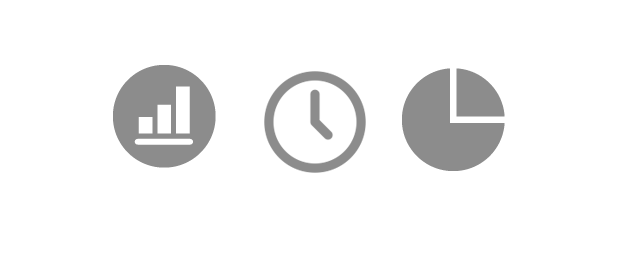
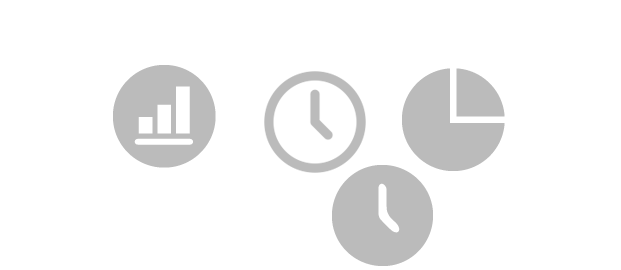
Layer changes from the first 621px x 270px image to the second:
added layer "Vector Smart Object" (3rd of 3) above "Layer 3" over [332, 165, 433, 266]
